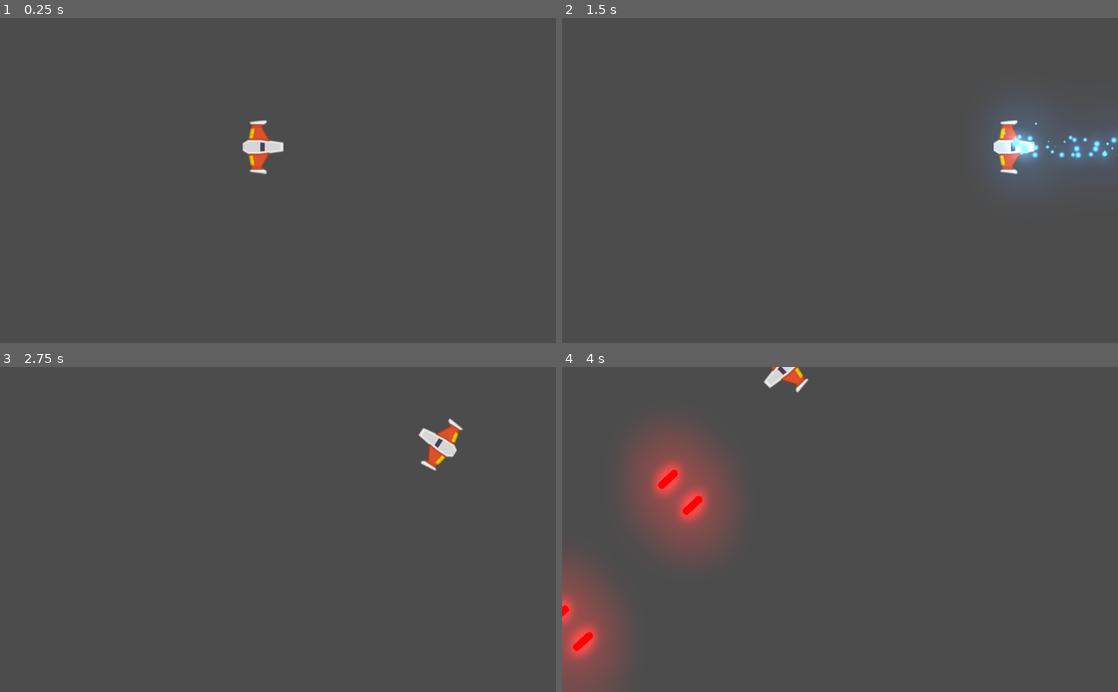
Above: before the commit, frames 1-4 (two rows, left to right).
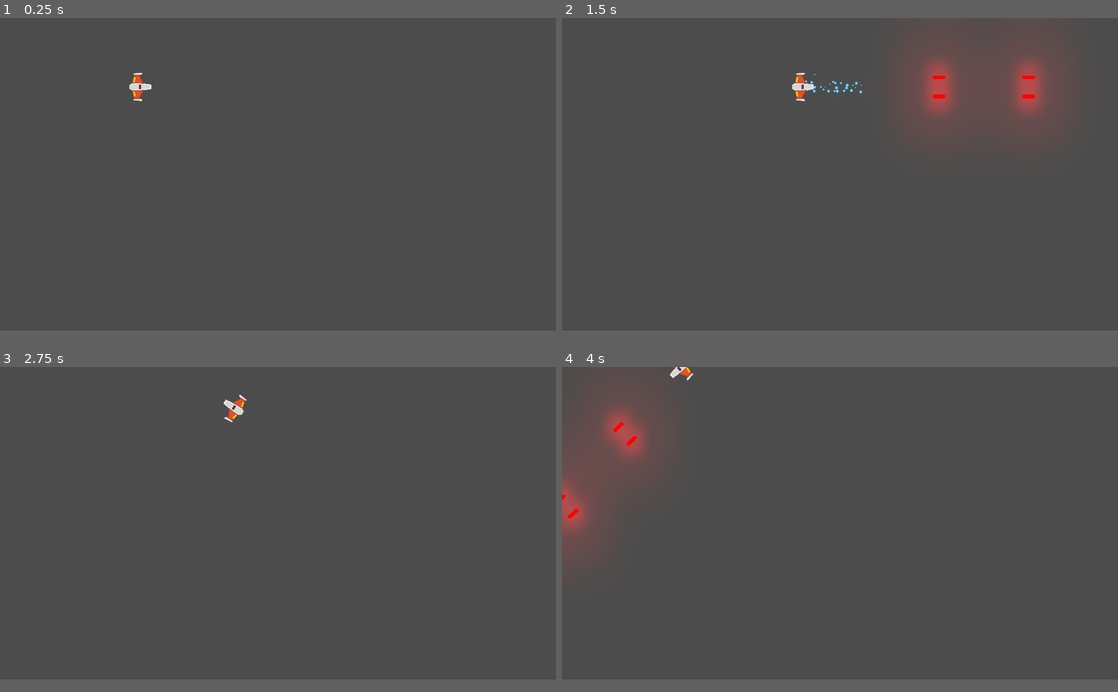
Above: after the commit, the same moments.

Repository: Elunneh/Juego-Meteo
Game: Godot game, scene res://Juego/Niveles/NivelTest.tscn
The game is run twice, just before and just after one commit, with the same random seed, the same clock (stepped at 60 frames per second) and the same inputs.
Inputs (mouse positions are in pixels of both pictures, inside the frame that each line leads up to):
- Up to frame 1 (0.25 s): no input
- Up to frame 2 (1.5 s): tap Enter at 0.5 s; move the mouse to (962, 164) at 0.52 s; press the mouse at (962, 164) at 0.53 s; hold W (mover_adelante) 0.53-1.28 s; move the mouse to (728, 196) at 1.27 s; release the mouse at (728, 196) at 1.28 s; hold S (mover_atras) from 1.28 s (still down); right-click (728, 196) at 1.35 s
- Up to frame 3 (2.75 s): move the mouse to (333, 458) at 2.02 s; release S (mover_atras) at 2.03 s; hold W (mover_adelante) from 2.03 s (still down); hold A (rotar_antihorario) from 2.03 s (still down)
- Up to frame 4 (4 s): move the mouse to (812, 594) at 2.77 s; release A (rotar_antihorario) at 2.78 s; tap D (rotar_horario) at 2.85 s; move the mouse to (1006, 578) at 3.52 s; release W (mover_adelante) at 3.53 s; press the mouse at (1006, 578) at 3.53 s; hold S (mover_atras) from 3.53 s (still down)
In our replay, the window is 800x468 before the commit and 800x450 after it. These sizes can differ from the game's own. Grey fills any space a smaller window leaves; there, only what the larger window draws over its background counts as a difference.

The runs differ from the first frame. In frame 1, 0.8% of the frame differs, in the area x 23-51%, y 16-49%; in frame 2, 7.6%; in frame 3, 0.8%; in frame 4, 13%, in the area x 0-45%, y 0-100%.

Commit message:
actualizado

Diff:
--- a/Juego/LaseBeam/LaserBeam2D.tscn
+++ b/Juego/LaseBeam/LaserBeam2D.tscn
@@ -60,9 +60,16 @@
 scale_curve = SubResource( 4 )
 color_ramp = SubResource( 2 )
 
+[sub_resource type="CapsuleShape2D" id=10]
+radius = 5.54403
+height = 103.072
+
 [node name="LaserBeam2D" type="RayCast2D"]
+z_index = 41
+z_as_relative = false
 enabled = true
 cast_to = Vector2( 0, 0 )
+collision_mask = 22
 script = ExtResource( 1 )
 
 [node name="FillLine2D" type="Line2D" parent="."]
@@ -114,3 +121,8 @@
 [node name="LaserSFX" type="AudioStreamPlayer2D" parent="."]
 stream = ExtResource( 3 )
 bus = "SFX"
+
+[node name="CollisionShape2D" type="CollisionShape2D" parent="."]
+position = Vector2( 49.947, 0.112505 )
+rotation = 1.5708
+shape = SubResource( 10 )
--- a/Juego/Naves/Player/Player.tscn
+++ b/Juego/Naves/Player/Player.tscn
@@ -10,6 +10,8 @@
 radius = 37.0115
 
 [node name="Player" type="RigidBody2D"]
+z_index = 50
+z_as_relative = false
 physics_material_override = ExtResource( 2 )
 gravity_scale = 0.0
 can_sleep = false
--- a/Juego/Proyectiles/Canion.tscn
+++ b/Juego/Proyectiles/Canion.tscn
@@ -5,6 +5,8 @@
 [ext_resource path="res://Juego/Proyectiles/laserPlayer.ogg" type="AudioStream" id=3]
 
 [node name="Canion" type="Node2D"]
+z_index = 40
+z_as_relative = false
 script = ExtResource( 1 )
 proyectil = ExtResource( 2 )
 cadencia_disparo = 0.25
--- a/Juego/Proyectiles/Proyectil.tscn
+++ b/Juego/Proyectiles/Proyectil.tscn
@@ -1,13 +1,13 @@
-[gd_scene load_steps=4 format=2]
+[gd_scene load_steps=3 format=2]
 
 [ext_resource path="res://Juego/Proyectiles/Proyectil_player.png" type="Texture" id=1]
 [ext_resource path="res://Juego/Proyectiles/Proyectil.gd" type="Script" id=2]
 
-[sub_resource type="CapsuleShape2D" id=1]
-radius = 4.25244
-height = 27.7354
-
 [node name="Proyectil" type="Area2D"]
+z_index = 40
+z_as_relative = false
+collision_layer = 8
+collision_mask = 22
 script = ExtResource( 2 )
 
 [node name="Sprite" type="Sprite" parent="."]
@@ -19,7 +19,6 @@
 [node name="CollisionShape2D" type="CollisionShape2D" parent="."]
 rotation = 1.5708
 scale = Vector2( 1.5, 1.2 )
-shape = SubResource( 1 )
 
 [node name="VisibilityNotifier2D" type="VisibilityNotifier2D" parent="."]
 position = Vector2( 0, -0.0896378 )
--- /dev/null
+++ b/Juego/Proyectiles/ProyectilEnemigo.tscn
@@ -0,0 +1,24 @@
+[gd_scene load_steps=4 format=2]
+
+[ext_resource path="res://Juego/Proyectiles/Proyectil.tscn" type="PackedScene" id=1]
+[ext_resource path="res://Juego/Proyectiles/Proyectil_Enemigo.png" type="Texture" id=2]
+
+[sub_resource type="CapsuleShape2D" id=1]
+radius = 3.86413
+height = 21.8018
+
+[node name="ProyectilEnemigo" instance=ExtResource( 1 )]
+z_index = 39
+collision_layer = 16
+collision_mask = 5
+
+[node name="Sprite" parent="." index="0"]
+modulate = Color( 0, 1.3, 0.27, 1 )
+scale = Vector2( 1, 1 )
+texture = ExtResource( 2 )
+
+[node name="CollisionShape2D" parent="." index="1"]
+shape = SubResource( 1 )
+
+[node name="VisibilityNotifier2D" parent="." index="2"]
+visible = false
--- /dev/null
+++ b/Juego/Proyectiles/ProyectilPlayer.tscn
@@ -0,0 +1,13 @@
+[gd_scene load_steps=3 format=2]
+
+[ext_resource path="res://Juego/Proyectiles/Proyectil.tscn" type="PackedScene" id=1]
+
+[sub_resource type="CapsuleShape2D" id=1]
+radius = 4.92108
+height = 29.6991
+
+[node name="ProyectilPlayer" instance=ExtResource( 1 )]
+collision_mask = 6
+
+[node name="CollisionShape2D" parent="." index="1"]
+shape = SubResource( 1 )
--- a/project.godot
+++ b/project.godot
@@ -46,11 +46,22 @@
 
 config/name="Meteoritos_GAME"
 run/main_scene="res://Juego/Niveles/NivelTest.tscn"
-config/icon="res://icon.png"
+config/icon="res://iconoMeteo.png"
 
 [autoload]
 
 Eventos="*res://Juego/Autoload/Eventos.gd"
+
+[display]
+
+window/size/width=1920
+window/size/height=1080
+window/size/resizable=false
+window/size/always_on_top=true
+window/size/test_width=1280
+window/size/test_height=720
+window/stretch/mode="2d"
+window/stretch/aspect="keep"
 
 [input]
 
@@ -85,6 +96,14 @@
  ]
 }
 
+[layer_names]
+
+2d_physics/layer_1="Player"
+2d_physics/layer_2="Enemigo"
+2d_physics/layer_3="Meteorito"
+2d_physics/layer_4="Proyectil_player"
+2d_physics/layer_5="Proyectil_enemigo"
+
 [rendering]
 
 environment/default_environment="res://default_env.tres"
Not shown: 1 places in Juego/LaseBeam/LaserBeam2D.tscn that only renumber resources
Binary file added: Juego/Proyectiles/Proyectil_Enemigo.png
Not shown, added: Juego/Proyectiles/Proyectil_Enemigo.png.import
Binary file added: iconoMeteo.png
Not shown, added: iconoMeteo.png.import
